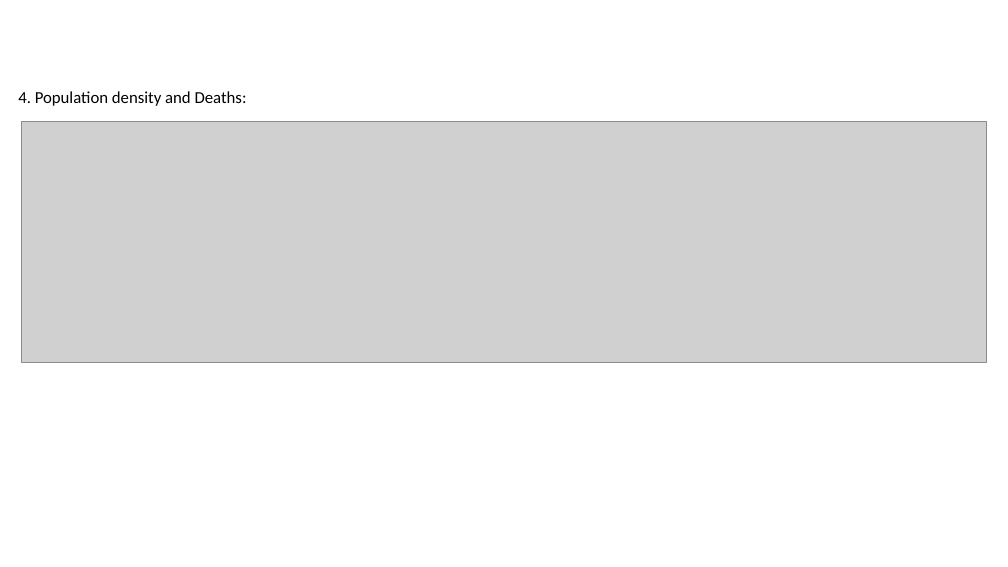
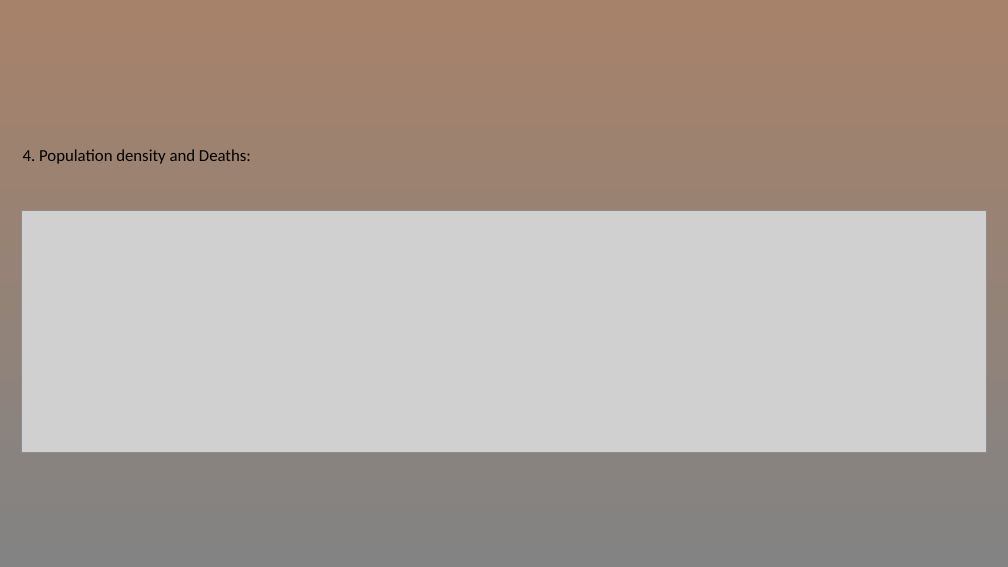
Before and after one commit to ProgrammingWithCybineer/Project_2, a slide deck: slide 7 of Project2T6.pptx (slide 5 before the commit). Drawn at 1008x567 pixels with LibreOffice and Linux fonts; fonts in the diff are those of the drawing; grey boxes stand for pictures. Boxes give left, top, right and bottom in pixels: in the first picture for what was removed or moved away, otherwise in the second. Text is boxed around its words. In the diff, an @@ line names an element or a change of style, - is before the commit and + after.

```diff
--- a/Project2T6.pptx
+++ b/Project2T6.pptx
@@ background #FFFFFF to gradient #838383 to #A6826A @@
@@ subtitle "4. Population density and Deaths:": place and size @@
-subtitle "4. Population density and Deaths:" at (18, 91, 247, 106)
+subtitle "4. Population density and Deaths:" at (23, 149, 251, 164)
@@ picture: place and size @@
-picture at (21, 121, 987, 363)
+picture at (21, 211, 987, 453)
```
Also in this commit, not shown: 9 other slides changed, 1 slide added.
